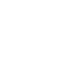
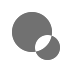
Comparing the layer stacks of the two 72 × 72 images. Changes:
added layer "Layer #1" above "Layer #3" over [12, 12, 60, 60]
hid "Layer #3", painted on it over [12, 12, 60, 60]
